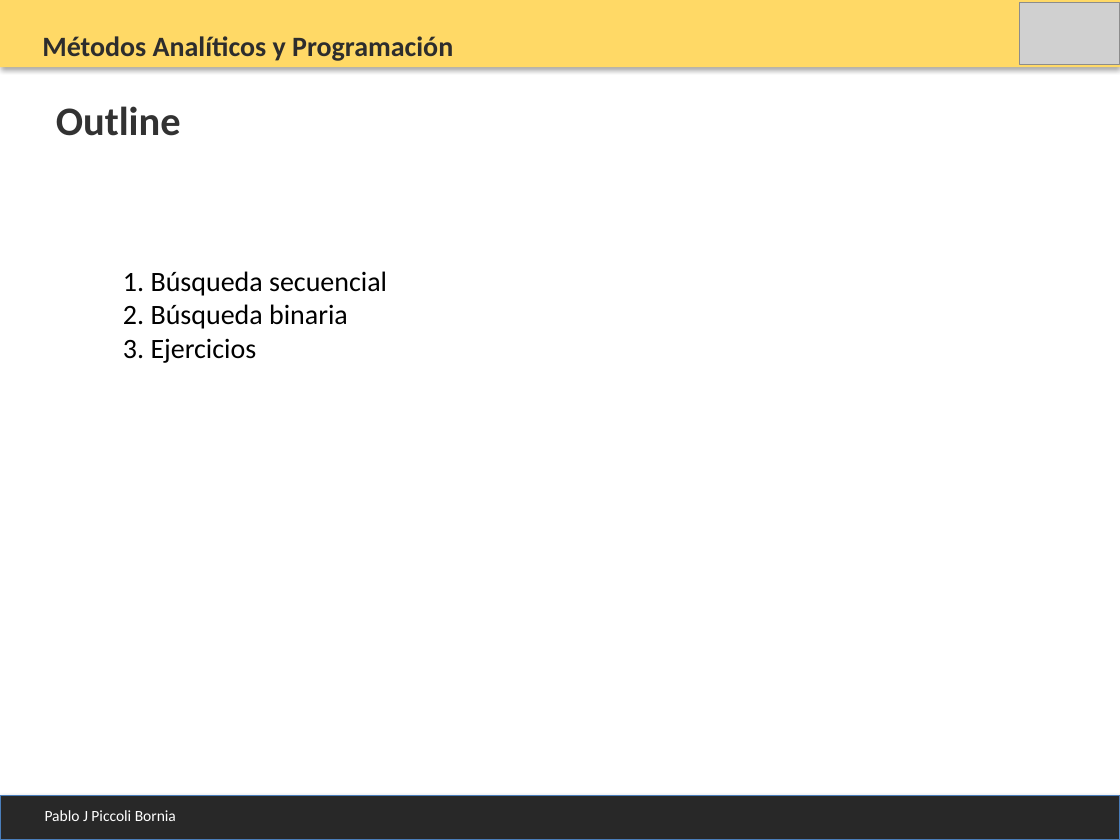
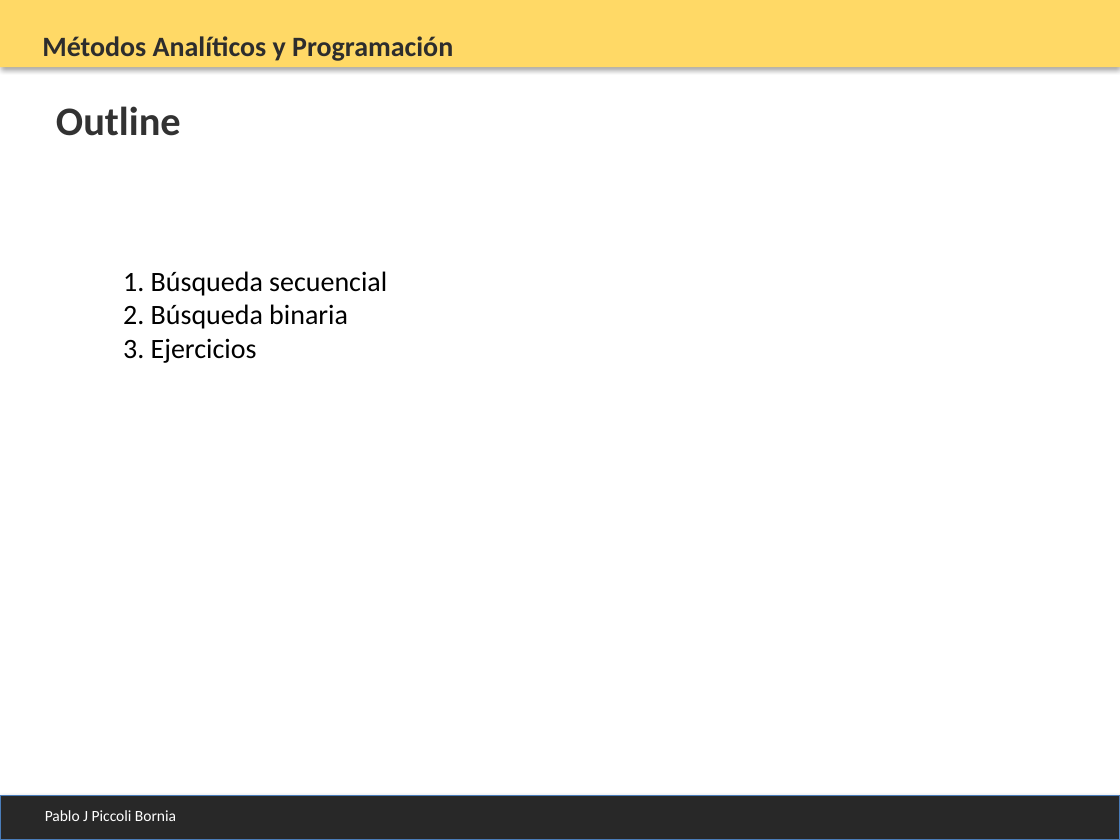
Before and after one commit to PabloPicc/MAyP_2026_1S, a slide deck: slide 2 of clases_teoricas_2026/Clase_9_Algoritmos_Busqueda.pptx. Drawn at 1120x840 pixels with LibreOffice and Linux fonts; fonts in the diff are those of the drawing; grey boxes stand for pictures. Boxes give left, top, right and bottom in pixels: in the first picture for what was removed or moved away, otherwise in the second. Text is boxed around its words. In the diff, an @@ line names an element or a change of style, - is before the commit and + after.

```diff
--- a/clases_teoricas_2026/Clase_9_Algoritmos_Busqueda.pptx
+++ b/clases_teoricas_2026/Clase_9_Algoritmos_Busqueda.pptx
@@ picture removed at bbox=[1019, 2, 1120, 65] @@
@@ rectangle at bbox=[0, 795, 1120, 840]: outline #4B7EBC 0.75 pt to #4A7DBA 0.75 pt @@
```
Also in this commit, not shown: 10 other slides changed, 2 slides added, 3 slides removed, 10 other files.
